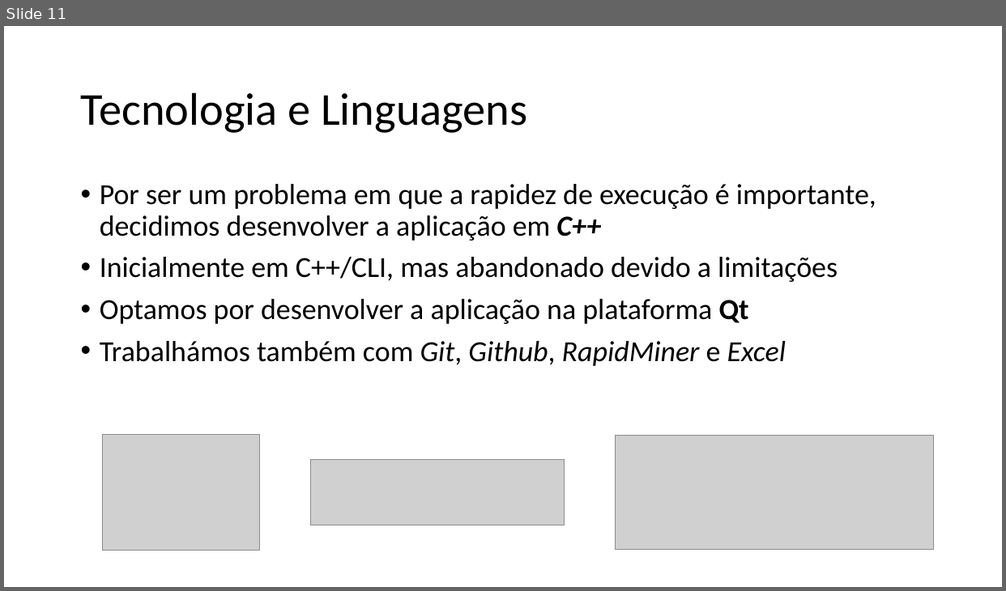
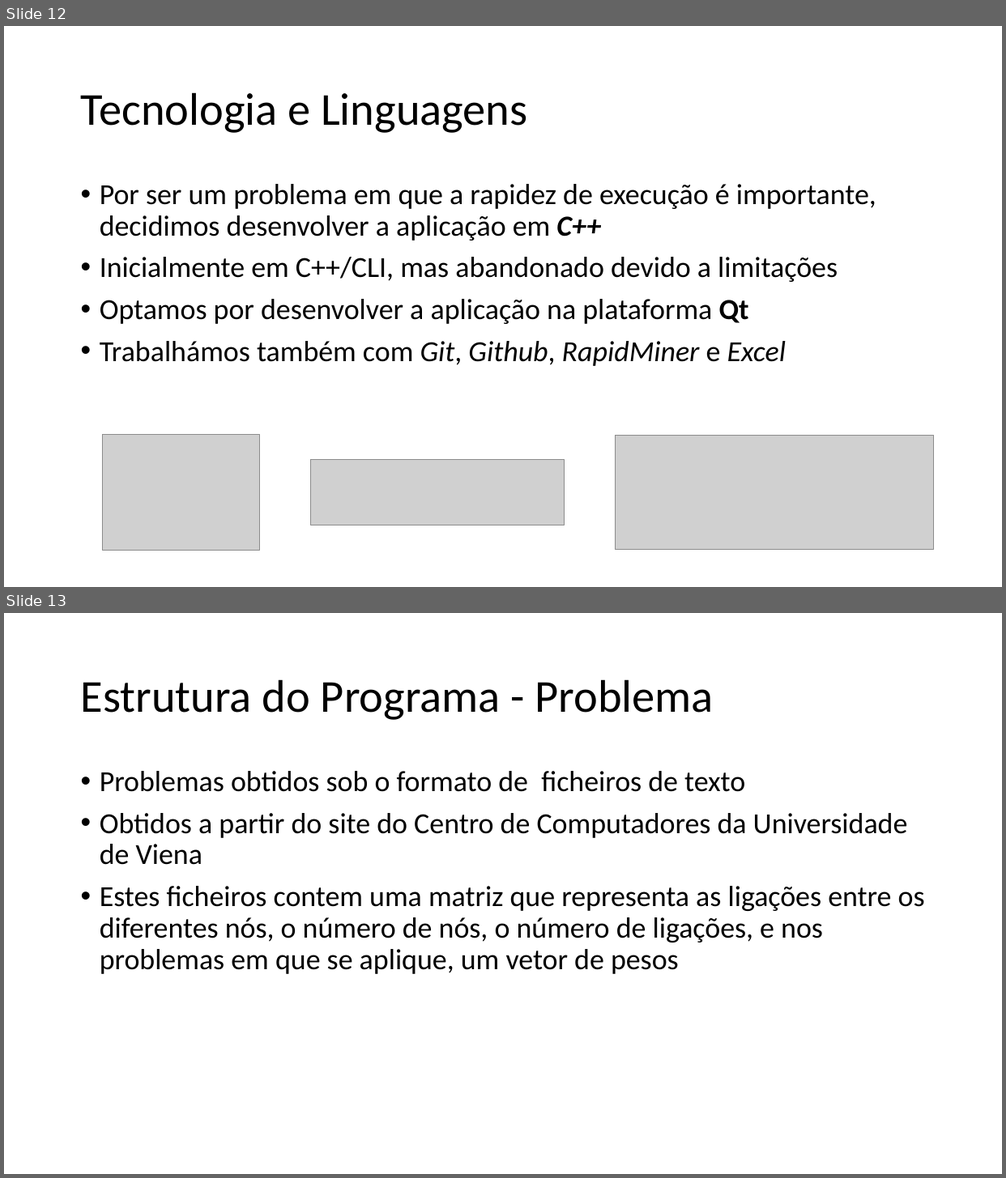
Before and after one commit to xQsme/RLP_Qt, a slide deck: powerpoint_defesa.pptx. Shown one above the other, each under a label of ours: slide 11 before the commit, slides 12 and 13 after it. The pictures are 1006x591 and 1006x1178 pixels, drawn with LibreOffice and Linux fonts; fonts in the diff are those of the drawing; grey boxes stand for pictures. Boxes give left, top, right and bottom in pixels: in the first picture for what was removed or moved away, otherwise in the second. Text is boxed around its words. In the diff, an @@ line names an element or a change of style, - is before the commit and + after.

```diff
--- a/powerpoint_defesa.pptx
+++ b/powerpoint_defesa.pptx
@@ slide 13 added at bbox=[4, 613, 1002, 1174], background #FFFFFF @@
@@ title added at bbox=[81, 679, 714, 720], 44 pt, text #000000 @@
+Estrutura do Programa - Problema
@@ text added at bbox=[100, 771, 925, 974], 28 pt, text #000000 @@
+• Problemas obtidos sob o formato de ficheiros de texto
+• Obtidos a partir do site do Centro de Computadores da Universidade de Viena
+• Estes ficheiros contem uma matriz que representa as ligações entre os diferentes nós, o número de nós, o número de ligações, e nos problemas em que se aplique, um vetor de pesos
@@ what was slide 11 is now slide 12 @@
```
Also in this commit, not shown: 1 slide changed, 4 other slides added.
